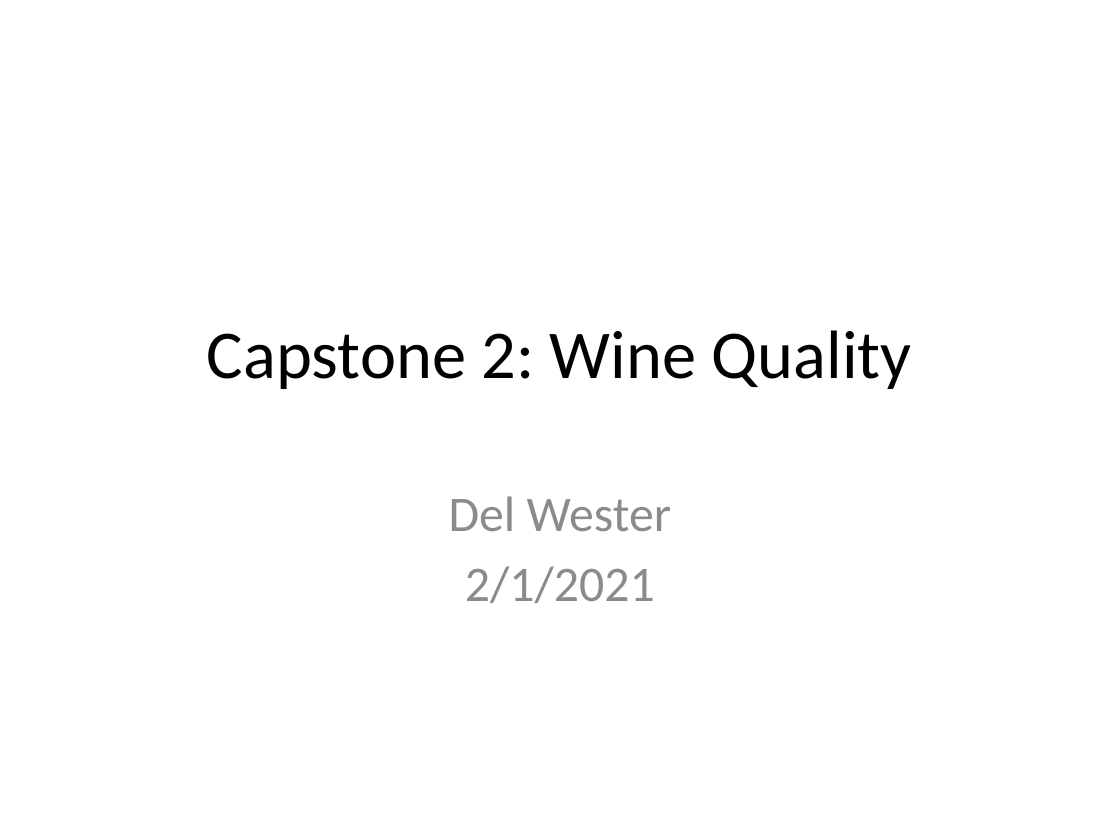
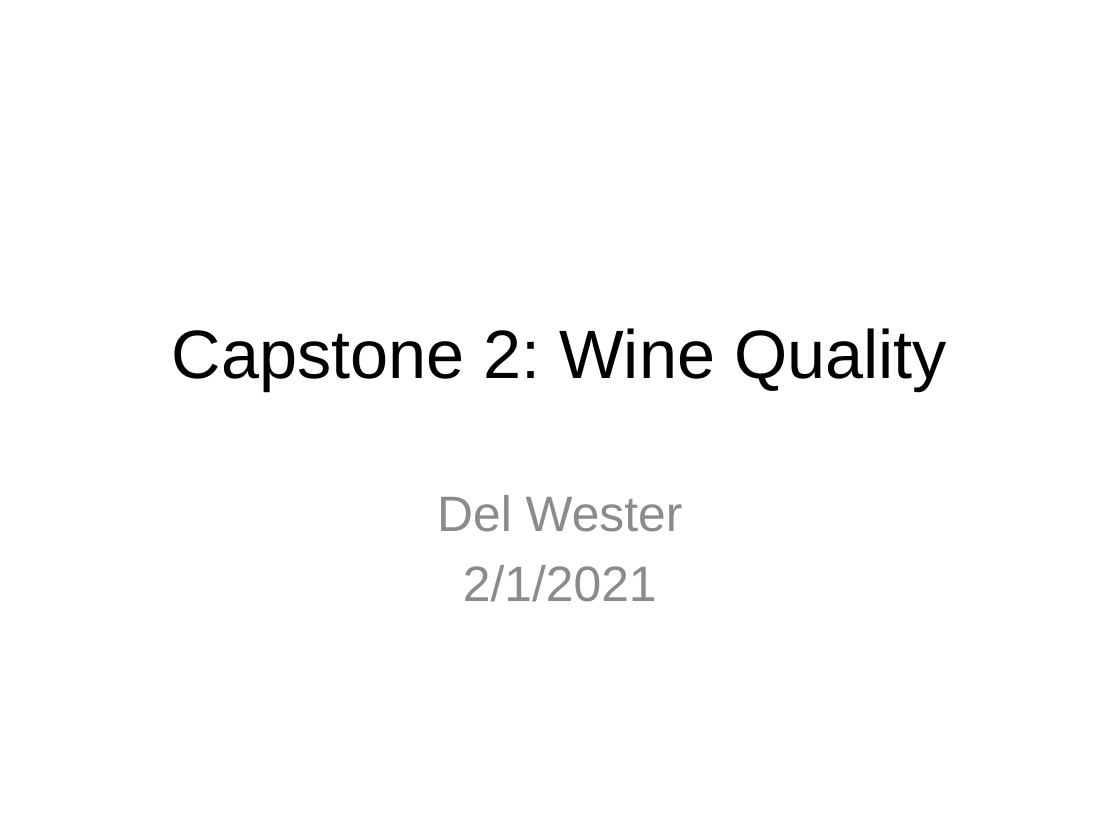
Before and after one commit to delwester/Springboard, a slide deck: slide 1 of Capstone2/Capstone2_FinalPres.pptx. Drawn at 1120x840 pixels with LibreOffice and Linux fonts; fonts in the diff are those of the drawing. Boxes give left, top, right and bottom in pixels: in the first picture for what was removed or moved away, otherwise in the second. Text is boxed around its words. In the diff, an @@ line names an element or a change of style, - is before the commit and + after.

```diff
--- a/Capstone2/Capstone2_FinalPres.pptx
+++ b/Capstone2/Capstone2_FinalPres.pptx
@@ title "Capstone 2: Wine Quality" at (172,328,947,390): font Calibri to Arial @@
@@ subtitle "Del Wester" at (437,495,683,602): font Calibri to Arial @@
```
Also in this commit, not shown: 12 other slides changed.
